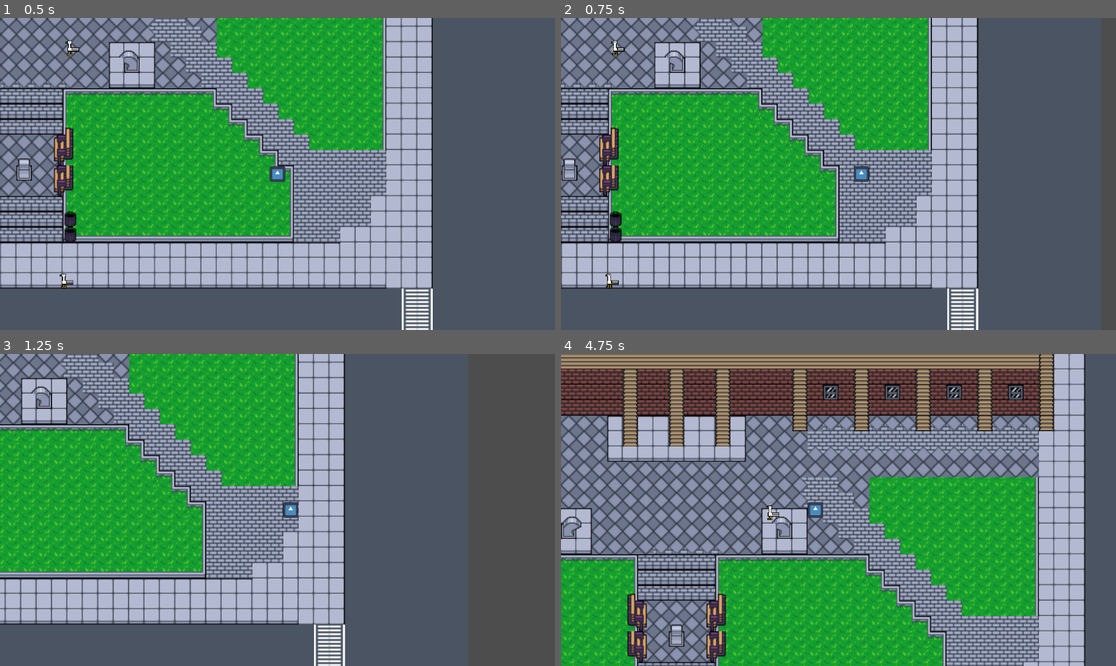
Above: before the commit, frames 1-4 (two rows, left to right).
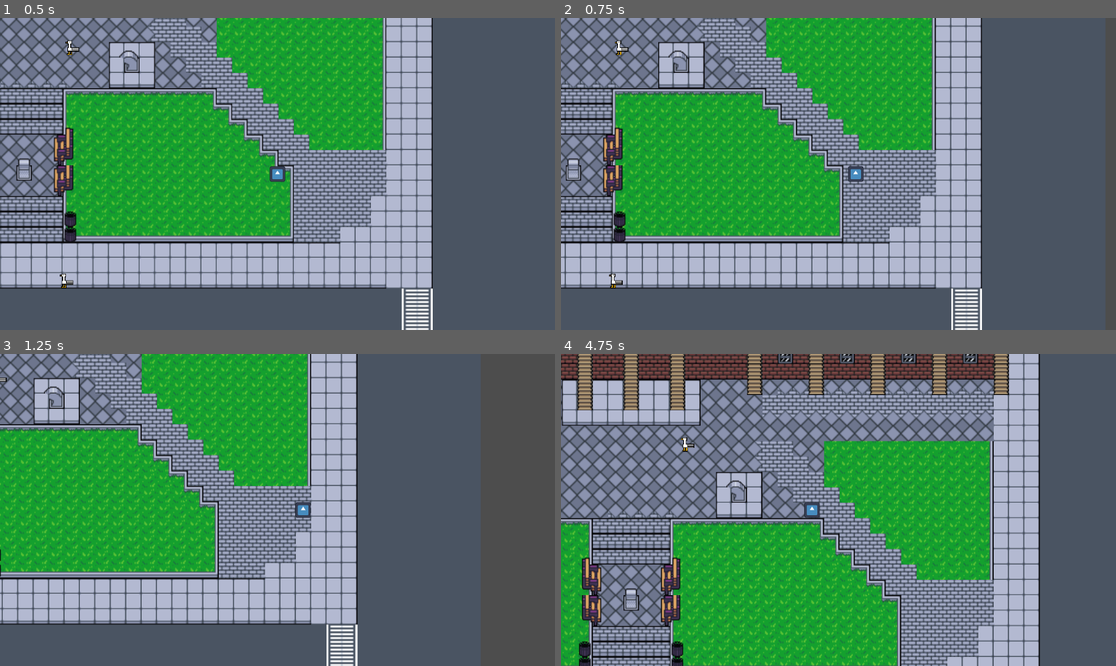
Above: after the commit, the same moments.

Repository: ReusableChopsticks/GodotGame
Game: Godot game, scene res://scenes/levels/level_base.tscn
The game is run twice, just before and just after one commit, with the same random seed, the same clock (stepped at 60 frames per second) and the same inputs. The engine's default icon, where the game draws it, is replaced by a stand-in: a white triangle on a blue panel in a dark square.
Inputs:
- Up to frame 1 (0.5 s): no input
- Up to frame 2 (0.75 s): tap Enter at 0.5 s; hold D (move_right) from 0.53 s (still down); hold E (eat) from 0.53 s (still down)
- Up to frame 3 (1.25 s): keep holding D (move_right); keep holding E (eat)
- Up to frame 4 (4.75 s): release D (move_right) at 1.28 s; release E (eat) at 1.28 s; hold Down (move_down) 1.28-2.03 s; tap E (eat) at 1.35, 2.3, 3.05, 3.8, 4.35 s; hold D (move_right) 2.03-2.78 s; hold R (ready_camera) 2.03-2.78 s; tap Space at 2.75 s; hold Up (move_up) 2.78-3.53 s; tap V (take_photo) at 2.85 s; hold Q (throw) 3.53-4.28 s; hold A (move_left) from 3.53 s (still down)

Frame 1 is identical in both runs. In frame 2, 22% of the frame differs, in the area x 0-76%, y 0-100%; in frame 3, 21%; in frame 4, 72%, in the area x 0-95%, y 0-100%.

Commit message:
seagull hopping around
seagulls move around idly

Diff:
--- a/scenes/enemies/seagull.gd
+++ b/scenes/enemies/seagull.gd
@@ -11,8 +11,15 @@
 @export var attack_extra_distance_percentage: float = 0.5
 @export var player_stats: Resource
 
+@export var max_time_before_hop: int = 1
+@export var max_hop_distance: int = 5
+var hop_time: float = 0.1
+
 # to avoid seagull continuously locking on to player
 var is_attacking: bool = false
+
+func _process(_delta):
+	pass
 
 # For a character body 2d
 func _on_detect_area_body_entered(body):
@@ -37,6 +44,27 @@
 	# Make seagull fly to target pos with tween
 	tween.tween_property($".", "position", target_pos, attack_travel_time).set_trans(Tween.TRANS_QUAD)
 
-
 func on_attack_finished():
 	is_attacking = false
+
+# TODO: add hop animation that plays
+func hop_random_direction():
+	# get random distance and angle
+	var hop_dist = randf() * max_hop_distance
+	var angle = randf() * 2 * PI
+	var target_pos = Vector2(position.x, position.y)
+	target_pos.x += hop_dist * cos(angle)
+	target_pos.y += hop_dist * sin(angle)
+
+	# move seagull to this point
+	var tween = get_tree().create_tween()
+	tween.tween_property($".", "position", target_pos, hop_time).set_trans(Tween.TRANS_QUAD)
+	#move_and_slide()
+
+	# restart hop timer
+	$HopTimer.start(randf() * max_time_before_hop)
+
+# hop every time the timer runs out
+func _on_hop_timer_timeout():
+	if !is_attacking:
+		hop_random_direction()
--- a/scenes/enemies/seagull.tscn
+++ b/scenes/enemies/seagull.tscn
@@ -8,11 +8,13 @@
 radius = 6.0
 
 [sub_resource type="CircleShape2D" id="CircleShape2D_lc353"]
-radius = 195.003
+radius = 132.242
 
 [node name="Seagull" type="CharacterBody2D"]
 script = ExtResource("1_ftxqo")
 player_stats = ExtResource("2_a8tb4")
+max_time_before_hop = 2
+max_hop_distance = 20
 
 [node name="Sprite2D" type="Sprite2D" parent="."]
 position = Vector2(2.595, 0)
@@ -27,5 +29,9 @@
 [node name="DetectCollider" type="CollisionShape2D" parent="DetectArea"]
 shape = SubResource("CircleShape2D_lc353")
 
+[node name="HopTimer" type="Timer" parent="."]
+autostart = true
+
 [connection signal="area_entered" from="DetectArea" to="." method="_on_detect_area_area_entered"]
 [connection signal="body_entered" from="DetectArea" to="." method="_on_detect_area_body_entered"]
+[connection signal="timeout" from="HopTimer" to="." method="_on_hop_timer_timeout"]
--- a/scenes/player/player.gd
+++ b/scenes/player/player.gd
@@ -9,7 +9,7 @@
 var is_camera_out
 var throw_distance
 
-@export var speed = 400
+@export var speed: int = 100
 @export var moving = false
 @export var starting_throw_distance = 5
 @export var throw_grow_distance = 5
--- a/scenes/player/player.tscn
+++ b/scenes/player/player.tscn
@@ -20,7 +20,7 @@
 
 [node name="Player" type="CharacterBody2D"]
 script = ExtResource("1_jyobo")
-speed = 200
+speed = 150
 player_stats = ExtResource("2_mlrcf")
 
 [node name="AnimatedSprite2D" type="AnimatedSprite2D" parent="."]
